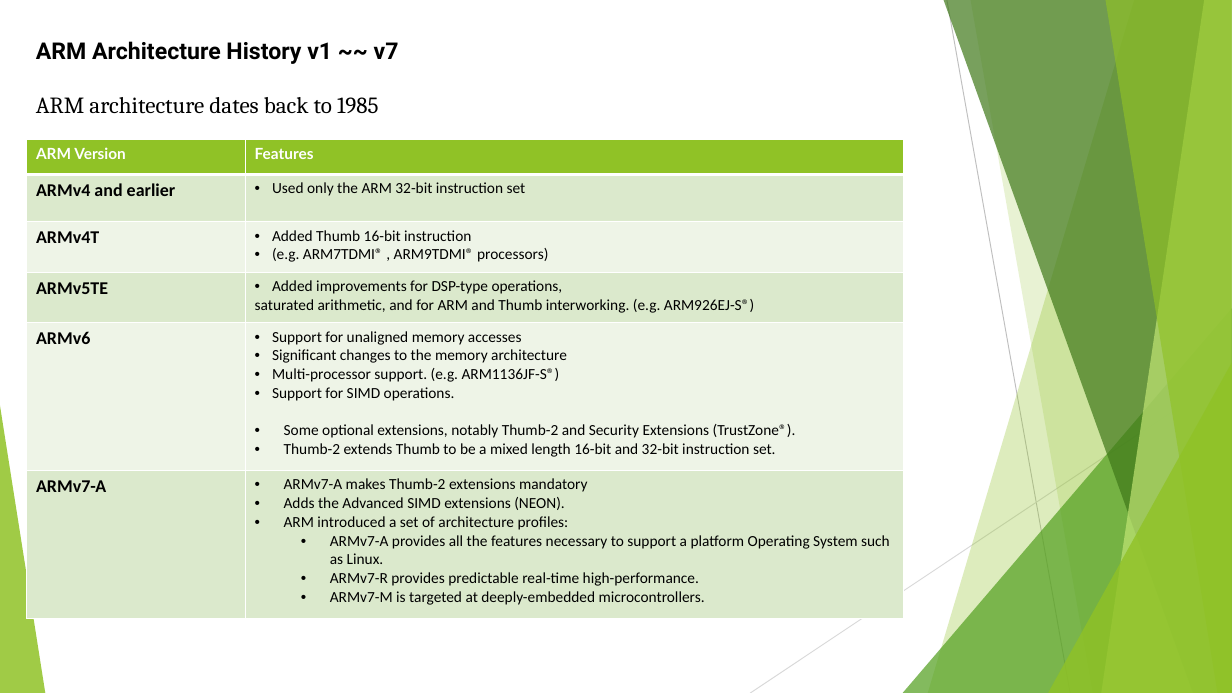
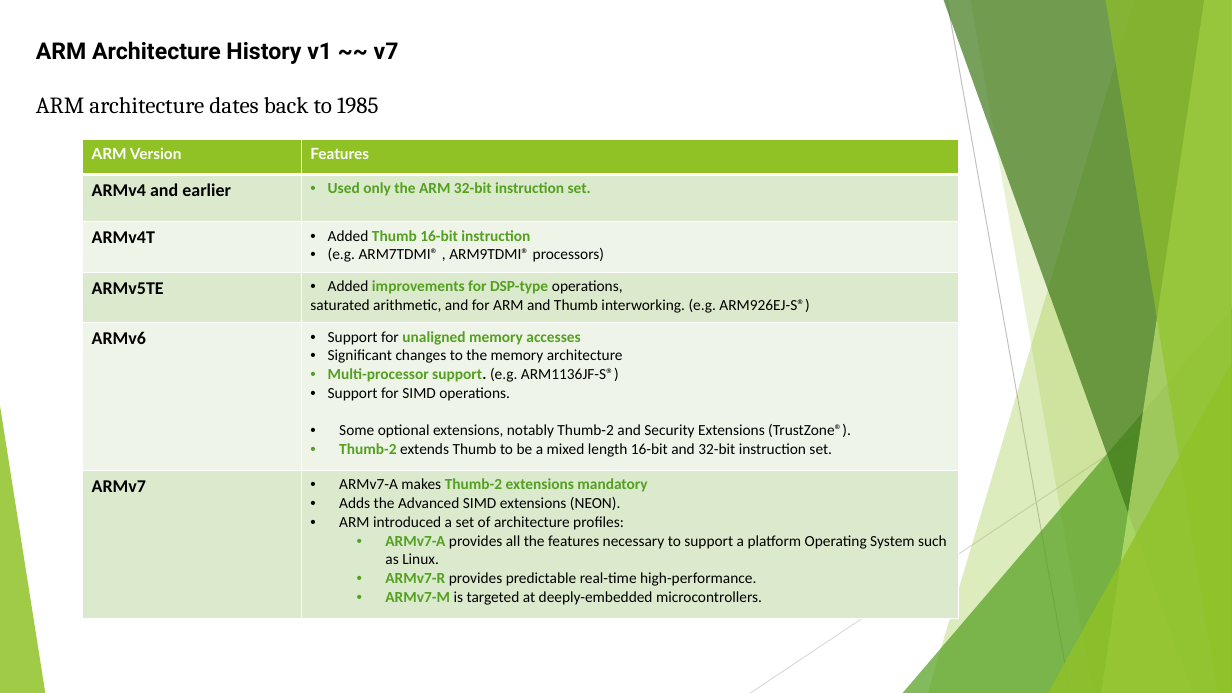
Before and after one commit to softwaresunleashed/ebook_writing, a slide deck: slide 2 of Presentations/ARM_PPTs/Ch2_ARMv8_Architecture.pptx. Drawn at 1232x693 pixels with LibreOffice and Linux fonts; fonts in the diff are those of the drawing. Boxes give left, top, right and bottom in pixels: in the first picture for what was removed or moved away, otherwise in the second. Text is boxed around its words. In the diff, an @@ line names an element or a change of style, - is before the commit and + after.

```diff
--- a/Presentations/ARM_PPTs/Ch2_ARMv8_Architecture.pptx
+++ b/Presentations/ARM_PPTs/Ch2_ARMv8_Architecture.pptx
@@ table at box(82, 140, 959, 618) @@
-row 2, column 2: Used only the ARM 32-bit instruction set
+row 2, column 2: Used only the ARM 32-bit instruction set.
-row 6, column 1: ARMv7-A
+row 6, column 1: ARMv7
@@ text colour #000000 to #54A021, bold on in "Thumb 16-bit instruction", "improvements for DSP-type", "unaligned memory accesses", "Multi-processor support." and 5 more places @@
@@ table: place and size @@
-table at box(27, 140, 904, 618)
+table at box(82, 140, 959, 618)
```
Also in this commit, not shown: 1 other slide changed, 3 other files.
